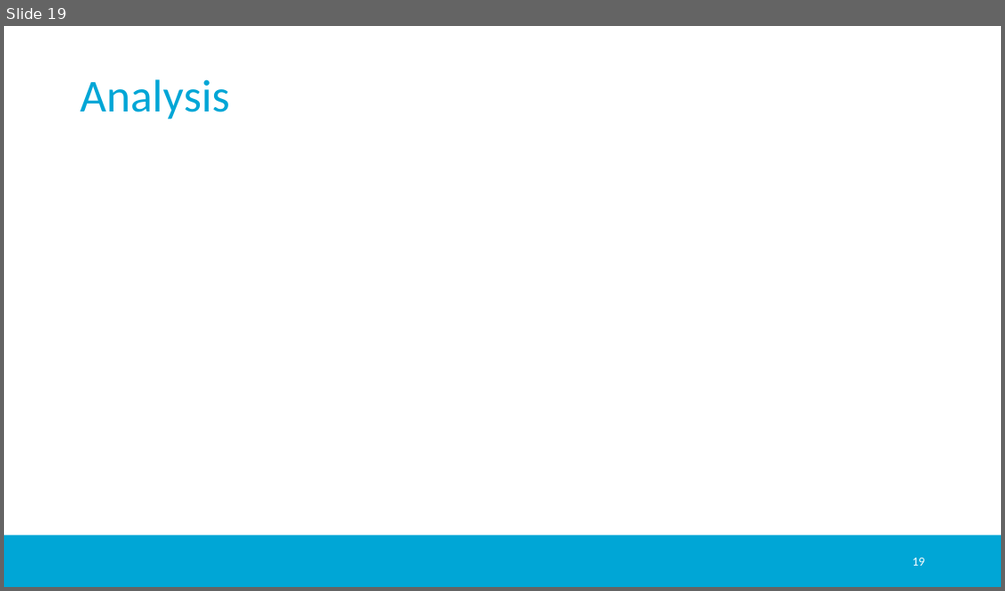
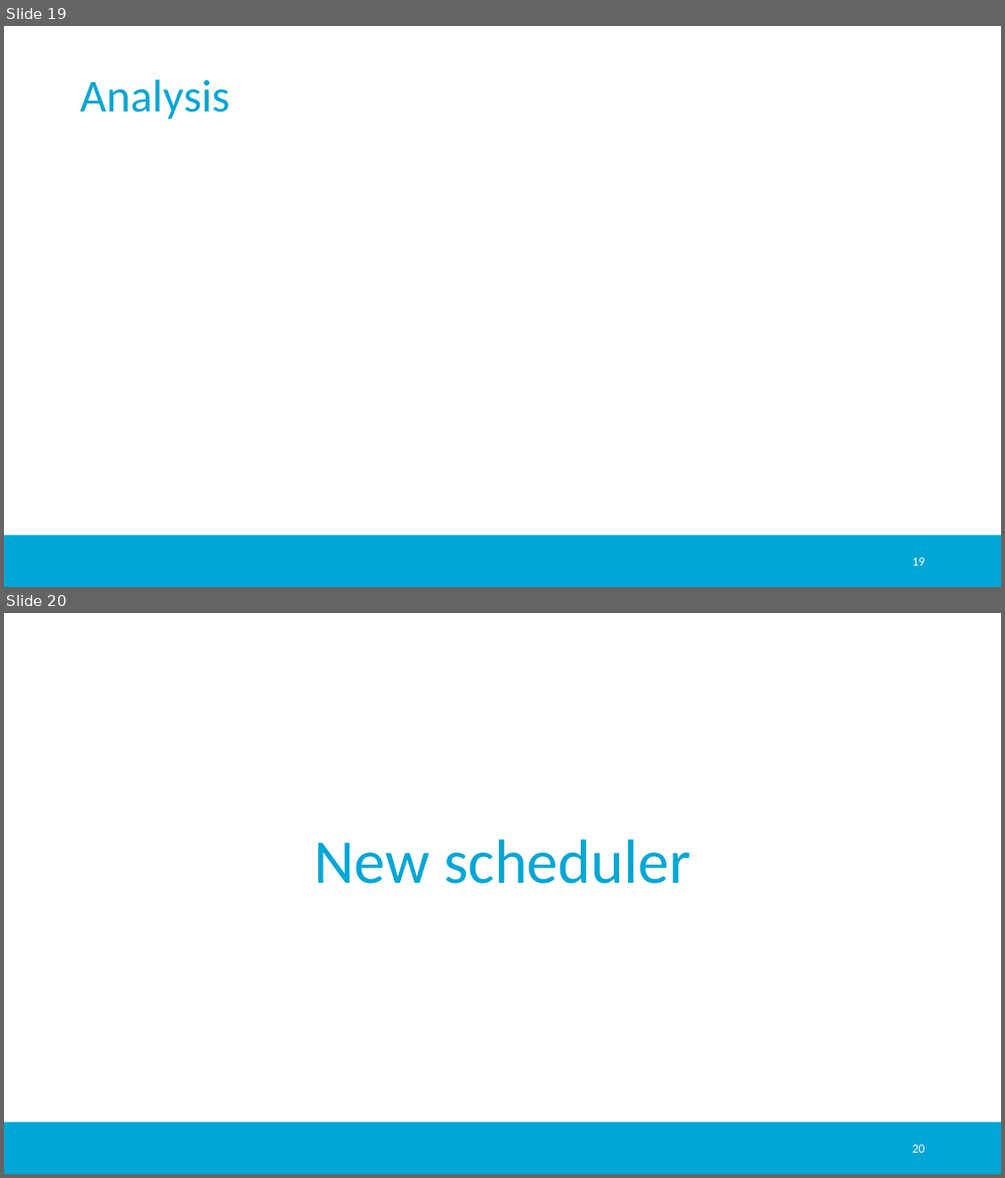
Before and after one commit to jmigual/APATeoria, a slide deck: Notes/TFM_presentations/2020_02_24_v2/2020_02_24_v2.pptx. Shown one above the other, each under a label of ours: slide 19 before the commit, slides 19 and 20 after it. The pictures are 1005x591 and 1005x1178 pixels, drawn with LibreOffice and Linux fonts; fonts in the diff are those of the drawing; grey boxes stand for pictures; background and template pictures are left out. Boxes give left, top, right and bottom in pixels: in the first picture for what was removed or moved away, otherwise in the second. Text is boxed around its words. In the diff, an @@ line names an element or a change of style, - is before the commit and + after.

```diff
--- a/Notes/TFM_presentations/2020_02_24_v2/2020_02_24_v2.pptx
+++ b/Notes/TFM_presentations/2020_02_24_v2/2020_02_24_v2.pptx
@@ slide 20 added at (4, 613, 1001, 1174), background #FFFFFF; not listed: 1 template element that a slide beside it also shows @@
@@ title added at (314, 839, 690, 884), 60 pt, text #00A6D6 @@
+New scheduler
@@ page number added at (912, 1144, 924, 1152), 12 pt, text #FFFFFF @@
+20
```
Also in this commit, not shown: 1 slide changed, 1 other slide added, 6 other files.
